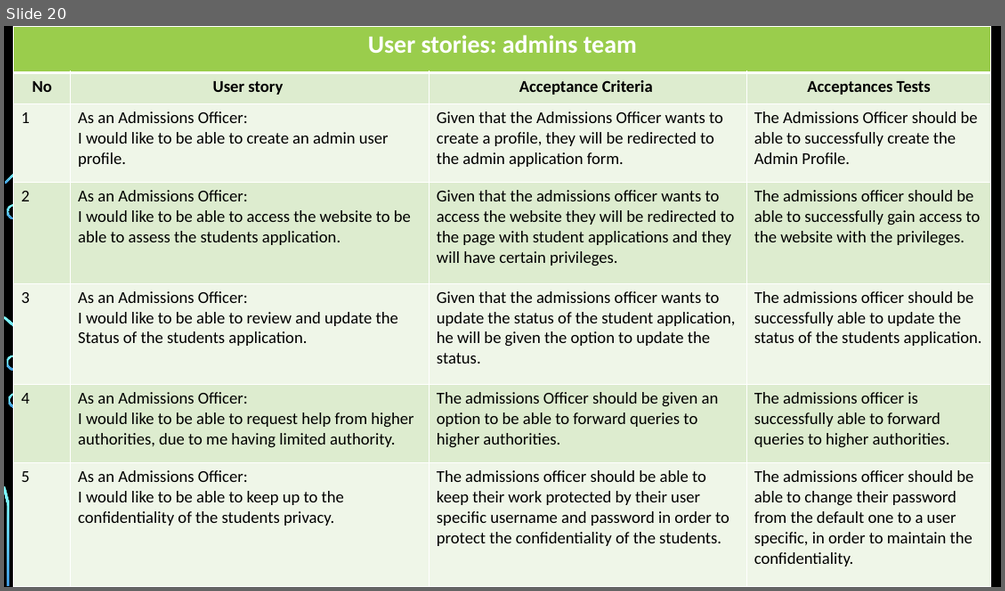
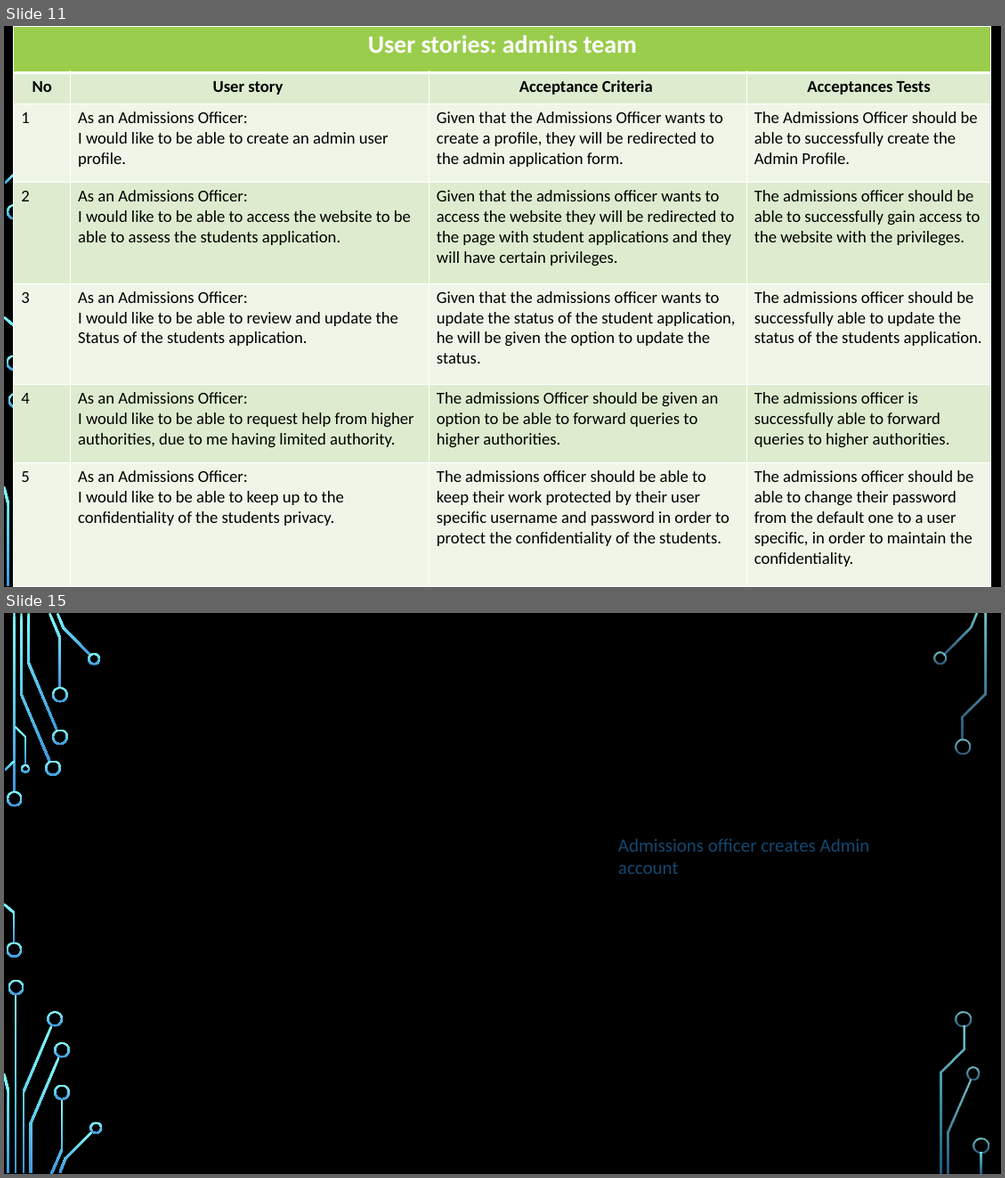
Before and after one commit to RahulPurbhoo/Capstone-Project, a slide deck: Capstone _Project.pptx. Shown one above the other, each under a label of ours: slide 20 before the commit, slides 11 and 15 after it; the slides between them are not shown. The pictures are 1005x591 and 1005x1178 pixels, drawn with LibreOffice and Linux fonts; fonts in the diff are those of the drawing; background and template pictures are left out. Boxes give left, top, right and bottom in pixels: in the first picture for what was removed or moved away, otherwise in the second. Text is boxed around its words. In the diff, an @@ line names an element or a change of style, - is before the commit and + after.

```diff
--- a/Capstone _Project.pptx
+++ b/Capstone _Project.pptx
@@ slide 15 added at (4, 613, 1001, 1174), background picture (left out); not listed: 36 template elements that a slide beside it also shows @@
@@ text added at (618, 838, 870, 874), 18 pt, text #134770 @@
+Admissions officer creates Admin account
@@ what was slide 20 is now slide 11 @@
```
Also in this commit, not shown: 4 slides changed, 10 other slides added, 11 slides removed, 1 other file.
